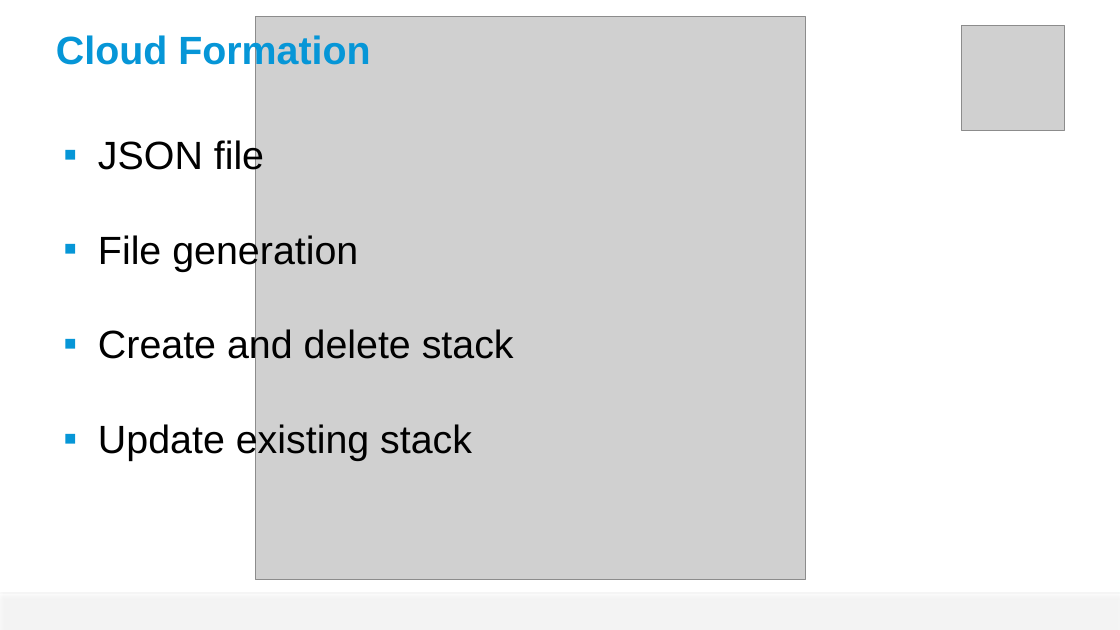
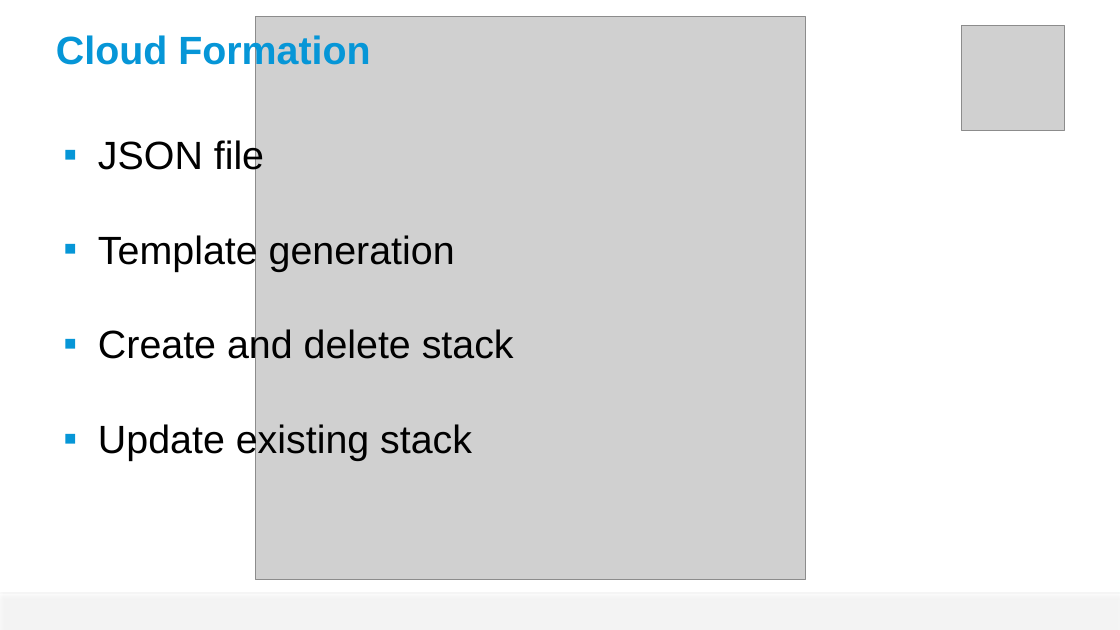
Before and after one commit to guillaume-brossard/tech-summit, a slide deck: slide 4 of 2014/supersize-nodejs/supersize-nodejs-dr.pptx. Drawn at 1120x630 pixels with LibreOffice and Linux fonts; fonts in the diff are those of the drawing; grey boxes stand for pictures; background and template pictures are left out. Boxes give left, top, right and bottom in pixels: in the first picture for what was removed or moved away, otherwise in the second. Text is boxed around its words. In the diff, an @@ line names an element or a change of style, - is before the commit and + after.

```diff
--- a/2014/supersize-nodejs/supersize-nodejs-dr.pptx
+++ b/2014/supersize-nodejs/supersize-nodejs-dr.pptx
@@ text at [98,233,455,272]: text changed @@
-▪ File generation
+▪ Template generation
```
Also in this commit, not shown: 3 other slides changed, 1 slide added, 1 other file.
